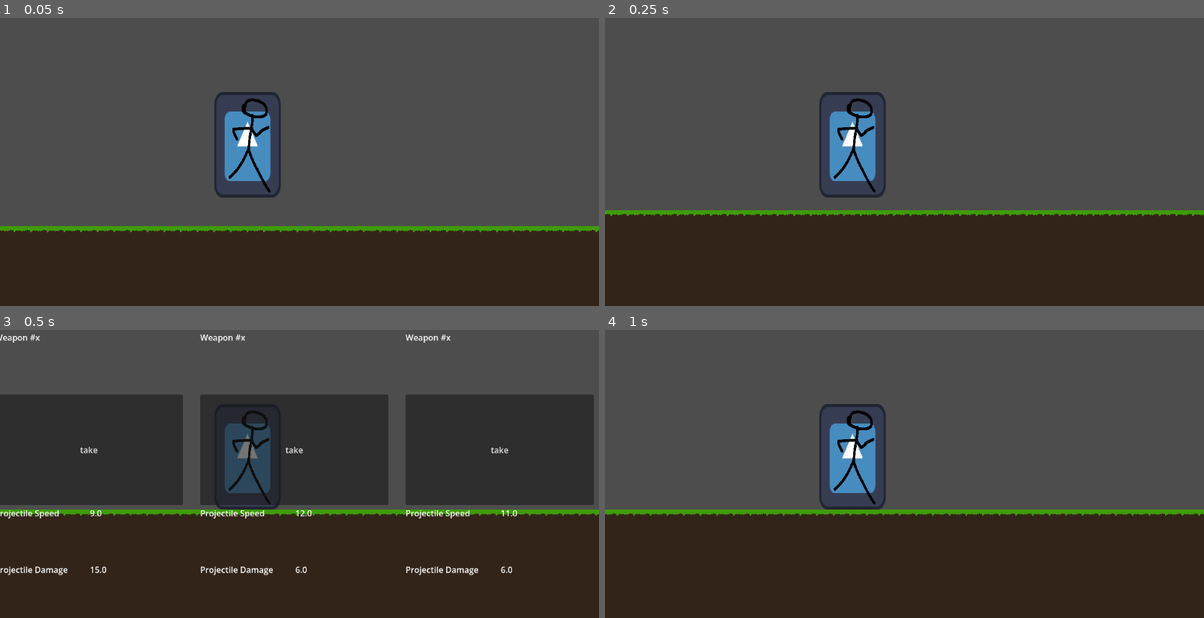
Above: before the commit, frames 1-4 (two rows, left to right).
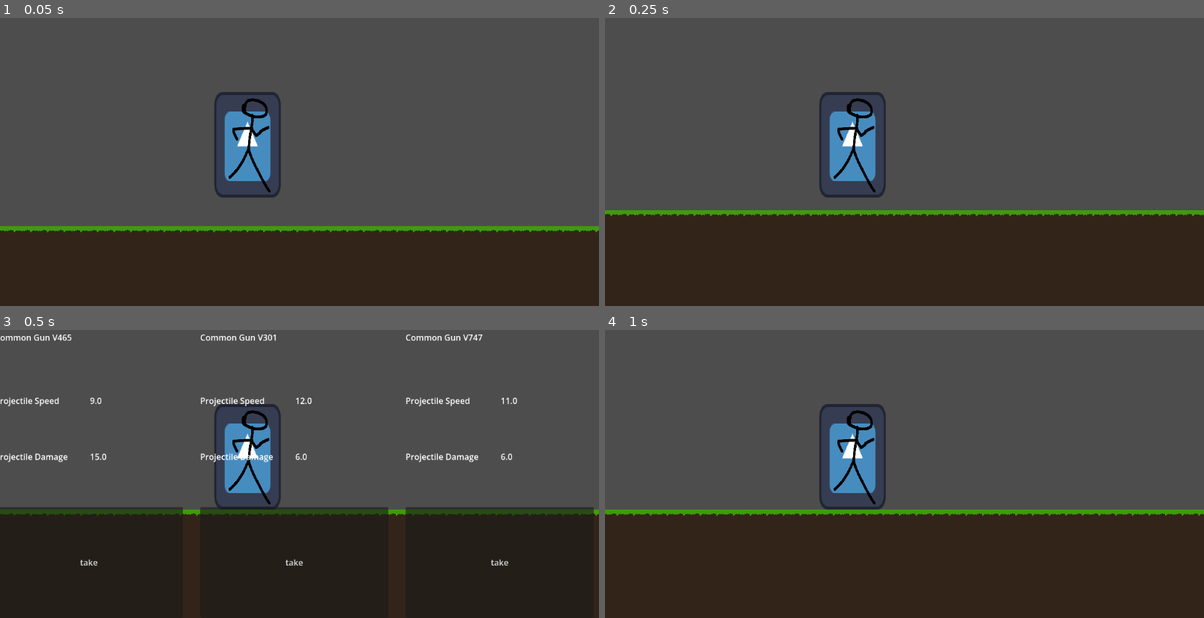
Above: after the commit, the same moments.

Repository: FormerlyWD/SideScroll
Game: Godot game, scene res://Scenes/other_test_scene.tscn
Same seed, same stepped clock (60 frames per second), same inputs: the game is played once before the commit and once after it. The engine's default icon, where the game draws it, is replaced by a stand-in: a white triangle on a blue panel in a dark square.
Inputs:
- Up to frame 1 (0.05 s): no input
- Up to frame 2 (0.25 s): no input
- Up to frame 3 (0.5 s): no input
- Up to frame 4 (1 s): click "take" at 0.5 s

Frames 1-2 are identical in both runs. In frame 3, 39% of the frame differs, in the area x 0-100%, y 1-86%; in frame 4, nothing differs.

Commit message:
some changes

Diff:
--- a/side-scroll/Weapons/GetNewWeaponUI/GetNewWeaponUI.tscn
+++ b/side-scroll/Weapons/GetNewWeaponUI/GetNewWeaponUI.tscn
@@ -30,15 +30,12 @@
 
 [node name="WeaponDescriptionPanel" parent="WeaponStatUi" unique_id=1619225639 instance=ExtResource("3_n5pit")]
 layout_mode = 2
-size_flags_horizontal = 3
 
 [node name="WeaponDescriptionPanel2" parent="WeaponStatUi" unique_id=1893899795 instance=ExtResource("3_n5pit")]
 layout_mode = 2
-size_flags_horizontal = 3
 
 [node name="WeaponDescriptionPanel3" parent="WeaponStatUi" unique_id=348619559 instance=ExtResource("3_n5pit")]
 layout_mode = 2
-size_flags_horizontal = 3
 
 [node name="WeaponGeneration" parent="." unique_id=769425562 instance=ExtResource("3_r8u5l")]
 all_generation_count = 3
--- a/side-scroll/Weapons/GetNewWeaponUI/WeaponDescriptionPanel/WeaponDescriptionPanel.tscn
+++ b/side-scroll/Weapons/GetNewWeaponUI/WeaponDescriptionPanel/WeaponDescriptionPanel.tscn
@@ -4,7 +4,7 @@
 [ext_resource type="Script" uid="uid://c5eypjklxrbw8" path="res://Weapons/GetNewWeaponUI/WeaponDescriptionPanel/stats_modification_describer.gd" id="2_ugnl4"]
 [ext_resource type="PackedScene" uid="uid://cfqgepycpwyst" path="res://Weapons/GetNewWeaponUI/WeaponDescriptionPanel/StatDescriptionRow/StatDescriptionRow.tscn" id="3_b3ml3"]
 
-[node name="WeaponDescriptionPanel" type="VBoxContainer" unique_id=804077158 node_paths=PackedStringArray("stats_modification_describer")]
+[node name="WeaponDescriptionPanel" type="VBoxContainer" unique_id=804077158 node_paths=PackedStringArray("stats_modification_describer", "name_label")]
 anchors_preset = -1
 anchor_right = 0.393
 anchor_bottom = 1.0
@@ -15,16 +15,12 @@
 size_flags_vertical = 3
 script = ExtResource("1_dboj6")
 stats_modification_describer = NodePath("StatsModificationDescriber")
+name_label = NodePath("NameLabel")
 
-[node name="Label" type="Label" parent="." unique_id=1497959539]
+[node name="NameLabel" type="Label" parent="." unique_id=1497959539]
 layout_mode = 2
 size_flags_vertical = 6
 text = "Weapon #x"
-
-[node name="ConfirmTakeButton" type="Button" parent="." unique_id=1805183185]
-layout_mode = 2
-size_flags_vertical = 3
-text = "take"
 
 [node name="StatsModificationDescriber" type="VBoxContainer" parent="." unique_id=1856890015]
 layout_mode = 2
@@ -33,4 +29,9 @@
 loaded_stat_description_row = ExtResource("3_b3ml3")
 metadata/_edit_use_anchors_ = true
 
+[node name="ConfirmTakeButton" type="Button" parent="." unique_id=1805183185]
+layout_mode = 2
+size_flags_vertical = 3
+text = "take"
+
 [connection signal="pressed" from="ConfirmTakeButton" to="." method="_on_confirm_take_button_pressed"]
--- a/side-scroll/Weapons/GetNewWeaponUI/WeaponDescriptionPanel/weapon_description_panel.gd
+++ b/side-scroll/Weapons/GetNewWeaponUI/WeaponDescriptionPanel/weapon_description_panel.gd
@@ -1,6 +1,7 @@
 extends Control
 class_name WeaponDescriptionPanel
 @export var stats_modification_describer: StatsModificationDescriber
+@export var name_label: Label
 
 signal pressed
 var id:int = -1
@@ -9,5 +10,6 @@
 func _on_confirm_take_button_pressed() -> void:
 	pressed.emit()
 func describe_weapon(weapon_data:WeaponData) -> void:
+	name_label.text = weapon_data.weapon_name
 	for stat in weapon_data.all_stat_modifiers:
 		stats_modification_describer.add_stat_modifier(stat)
--- a/side-scroll/Weapons/GetNewWeaponUI/WeaponGeneration/weapon_generation.gd
+++ b/side-scroll/Weapons/GetNewWeaponUI/WeaponGeneration/weapon_generation.gd
@@ -9,6 +9,7 @@
 func generate_weapons():
 	for new_weapon in all_generation_count:
 		var new_weapon_data:GunPatternWeaponData = GunPatternWeaponData.new()
+		new_weapon_data.base_weapon_name = "Gun"
 		new_weapon_data.current_rarity = rarity_chances_calculation.get_random_rarity()
 		new_weapon_data.initialize_weapon_data()
 		new_weapon_data.apply_xp_for_all_stats(References.char_reference.player_stat_component.current_xp)
--- a/side-scroll/Weapons/ModificationResources/WeaponData/WeaponDataClass/weapon_data_class.gd
+++ b/side-scroll/Weapons/ModificationResources/WeaponData/WeaponDataClass/weapon_data_class.gd
@@ -1,7 +1,8 @@
 extends Resource
 class_name WeaponData
 
-@export var weapon_name:String
+@export var base_weapon_name:String = ""
+var weapon_name:String
 enum Rarity {
 	COMMON,
 	UNCOMMON,
@@ -21,9 +22,11 @@
 		stat.initialize_roll(current_xp,rarity_modifier[current_rarity])
 func make_ui_stat_list():
 	pass
+func make_random_name():
 
+	weapon_name = "%s %s V%03d" % [Rarity.find_key(current_rarity).capitalize() , base_weapon_name, (randi_range(0,999))]
 func initialize_weapon_data():
-
+	make_random_name()
 
 	for property in get_property_list():
 		var name:String = property.name
